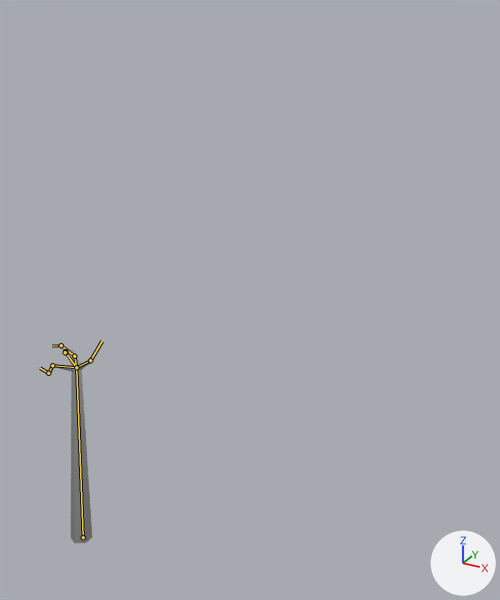
A saved change to the glTF model tree.glb.
Before and after are seen from a 50 mm camera at (3.68, -12.53, 4.34) aimed at (-0.49, -4.96, 0.56). Lighting does not change. The marker at lower right points along +X, +Y and +Z. Both versions are drawn at frame 39 of the action 'ArmatureAction.002'; the numbers are the values there. The bones that bend it are drawn over the model as lines.

Objects in the first picture: 'Branch-0-0.001'.
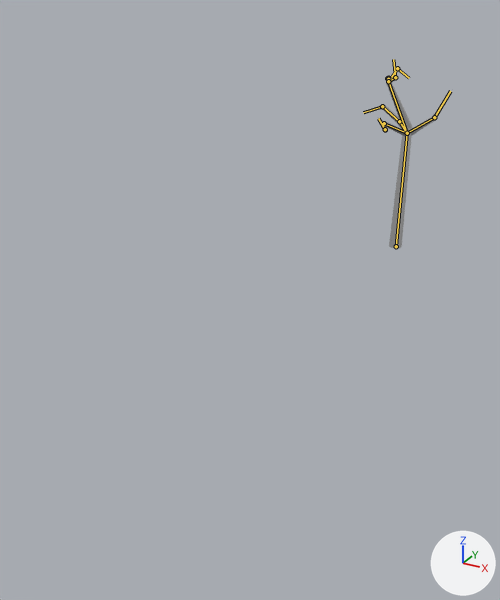
The edits, one by one:
Object 'Armature' (bone_rig_object) moves from (0.097, -9.06, 0.01) to (0.097, -0.06, 0.01).
Bone 'Bone' (bone_bone) is rescaled from (0.71, 0.71, 0.71) to (0.92, 0.92, 0.92).
Bone 'Bone.001' (bone_bone_001) is rescaled from (0.28, 0.28, 0.28) to (0.63, 0.63, 0.63).
Bone 'Bone.004' (bone_bone_004) is rescaled from (0.28, 0.28, 0.28) to (0.63, 0.63, 0.63).
Bone 'Bone.007' (bone_bone_007) is rescaled from (0.28, 0.28, 0.28) to (0.63, 0.63, 0.63).
Bone 'Bone.009' (bone_bone_009) is rescaled from (0.13, 0.13, 0.13) to (0.63, 0.63, 0.63).
Bone 'Bone.010' (bone_bone_010) is rescaled from (0.04, 0.04, 0.04) to (0.63, 0.63, 0.63).
Bone 'Bone.016' (bone_bone_016) is rescaled from (0.04, 0.04, 0.04) to (1.0, 1.0, 1.0).
Bone 'Bone.018' (bone_bone_018) is rescaled from (0.04, 0.04, 0.04) to (1.0, 1.0, 1.0).
Bone 'Bone.012' (bone_bone_012) is rescaled from (0.04, 0.04, 0.04) to (0.63, 0.63, 0.63).

Changed parts and their boxes [x1, y1, x2, y2] in the pictures (500 x 600 px):
'Branch-0-0.001', posed (32% wider, 9% shorter)
    before: [40, 342, 102, 543]
    after: [369, 65, 451, 248]
bone 'Bone', root to tip
    before: (83, 537) to (76, 367)
    after: (396, 246) to (407, 133)
bone 'Bone.001', root to tip
    before: (76, 367) to (52, 365)
    after: (407, 133) to (384, 123)
bone 'Bone.004', root to tip
    before: (76, 367) to (74, 356)
    after: (407, 133) to (399, 121)
bone 'Bone.007', root to tip
    before: (76, 367) to (90, 360)
    after: (407, 133) to (434, 117)
bone 'Bone.009', root to tip
    before: (76, 367) to (65, 352)
    after: (407, 133) to (388, 81)
bone 'Bone.010', root to tip
    before: (65, 352) to (65, 352)
    after: (388, 81) to (397, 68)
bone 'Bone.016', root to tip
    before: (65, 351) to (65, 351)
    after: (388, 79) to (387, 78)
bone 'Bone.018', root to tip
    before: (65, 351) to (65, 351)
    after: (388, 79) to (388, 78)
bone 'Bone.012', root to tip
    before: (65, 352) to (65, 352)
    after: (388, 81) to (395, 77)
